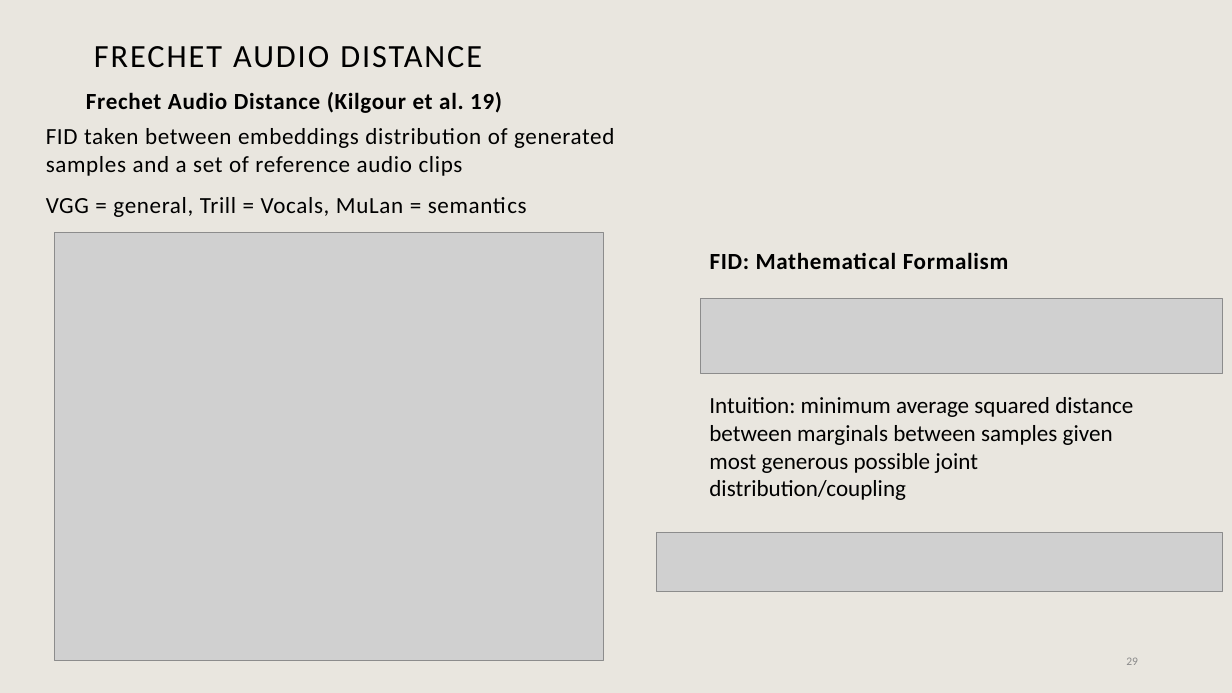
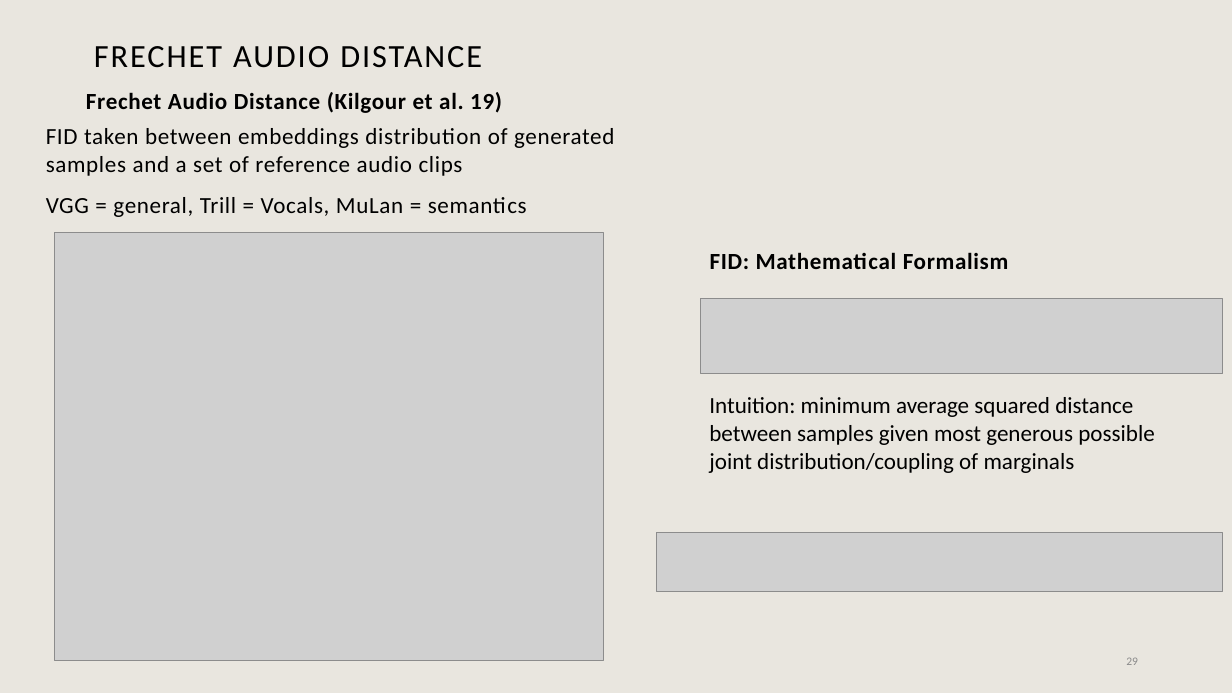
Before and after one commit to william590y/blog, a slide deck: slide 29 of assets/slides/Noise2Music.pptm. Drawn at 1232x693 pixels with LibreOffice and Linux fonts; fonts in the diff are those of the drawing; grey boxes stand for pictures; background and template pictures are left out. Boxes give left, top, right and bottom in pixels: in the first picture for what was removed or moved away, otherwise in the second. Text is boxed around its words. In the diff, an @@ line names an element or a change of style, - is before the commit and + after.

Commit message:
powerpoint corrections

```diff
--- a/assets/slides/Noise2Music.pptm
+++ b/assets/slides/Noise2Music.pptm
@@ text at <box>709,397,1155,473</box>: text changed @@
-Intuition: minimum average squared distance between marginals between samples given most generous possible joint distribution/coupling
+Intuition: minimum average squared distance between samples given most generous possible joint distribution/coupling of marginals
```
